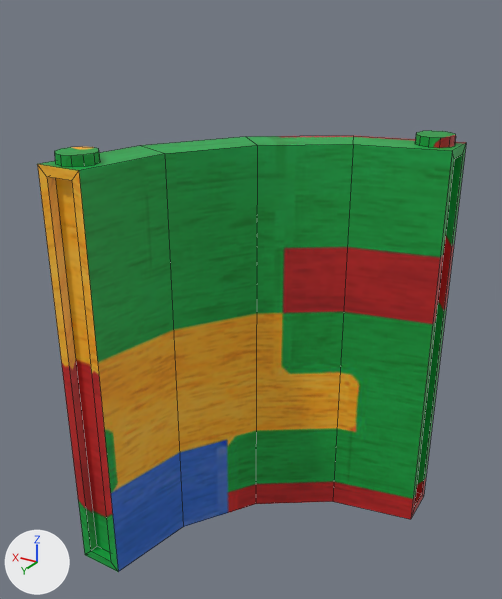
Before and after pictures for a commit that changed the FBX model Assets/05_Models/Props/CylinderQuarter_7x7.fbx.
Camera for both pictures: a 50 mm camera at (8.34, -8.31, 2.01) aimed at (9.73, -10.63, 0.85). Arrows for +X, +Y and +Z are at lower left; the lights stay in place. Mesh edges are drawn as thin lines.

Objects in the first picture: 'CylinderQuarter_7x7'.
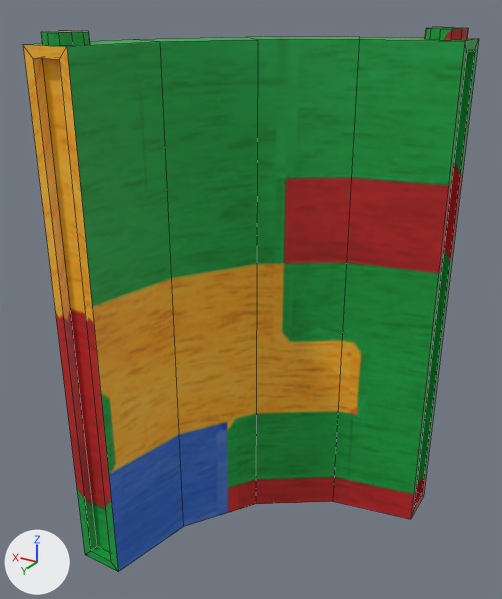
Location of each change, (x1, y1, x2, y2) in pixels of the pictures (502 x 599 px; the box of a moved part takes in the faces that stretch with it):
'CylinderQuarter_7x7', reshaped (6% wider, 24% taller): before (37, 131, 466, 572); after (23, 27, 479, 572)
part 1 of me_cube_321, moved or reshaped: before (55, 147, 100, 167); after (41, 31, 90, 46)
part 2 of me_cube_321, moved or reshaped: before (415, 131, 456, 148); after (425, 27, 468, 40)
part 3 of me_cube_321, moved or reshaped: before (411, 143, 466, 517); after (411, 39, 479, 517)
part 4 of me_cube_321, moved or reshaped: before (37, 164, 118, 571); after (23, 45, 118, 571)
part 5 of me_cube_321, moved or reshaped: before (333, 136, 466, 519); after (333, 37, 474, 519)
part 6 of me_cube_321, moved or reshaped: before (247, 136, 354, 504); after (248, 37, 359, 504)
part 7 of me_cube_321, moved or reshaped: before (40, 137, 257, 572); after (28, 37, 258, 572)

The change, as a diff of the scene's bpy script:
```diff
--- a/Assets/05_Models/Props/CylinderQuarter_7x7.fbx.py
+++ b/Assets/05_Models/Props/CylinderQuarter_7x7.fbx.py
@@ me_cube_321 @@
 # used by ob_cylinderquarter_7x7; location = (9.069, -10.039, 0.983)
-me_cube_321.from_pydata(...)  # 104 vertices, 80 faces; spans x 0.0..1.2, y -1.2..0.0, z -1.31..0.53
+me_cube_321.from_pydata(...)  # 104 vertices, 80 faces; spans x 0.0..1.2, y -1.2..0.0, z -1.31..0.93
+# me_cube_321 part 1: the loose piece of 24 vertices spanning x 1.02..1.18, y -0.18..-0.02, z 0.49..0.53 is moved by (0.0, 0.0, 0.4)
+# me_cube_321 part 2: the loose piece of 24 vertices spanning x 0.02..0.18, y -1.18..-1.02, z 0.49..0.53 is moved by (0.0, 0.0, 0.4)
+# me_cube_321 part 3: 6 of the vertices in x 0.0..0.04, y -1.2..-1.0, z 0.45..0.49 are moved by (0.0, 0.0, 0.4)
+# me_cube_321 part 4: 6 of the vertices in x 1.0..1.2, y -0.04..0.0, z 0.45..0.49 are moved by (0.0, 0.0, 0.4)
+# me_cube_321 part 5: 2 of the vertices in x 0.38..0.46, y -1.11..-0.92, z 0.49 are moved by (0.0, 0.0, 0.4)
+# me_cube_321 part 6: 2 of the vertices in x 0.71..0.85, y -0.85..-0.71, z 0.49 are moved by (0.0, 0.0, 0.4)
+# me_cube_321 part 7: 2 of the vertices in x 0.92..1.11, y -0.46..-0.38, z 0.49 are moved by (0.0, 0.0, 0.4)
 me_cube_321.materials.append(mat_lego)
```
